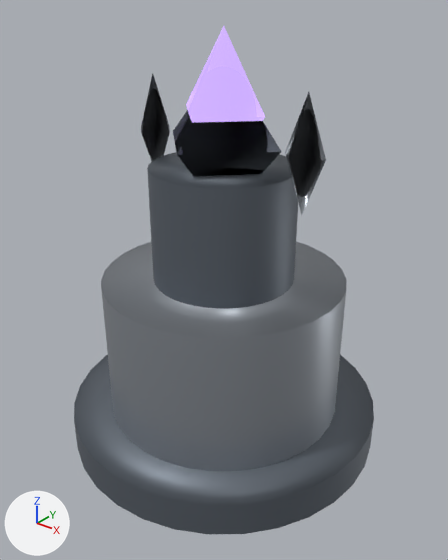
A saved change to the glTF model public/assets/3d/towers/lightning_l1.glb.
The view is the same before and after, from a 50 mm camera at (1.96, -2.44, 2.49) aimed at (0.04, -0.05, 1.0). Lighting does not change. The marker at lower left points along +X, +Y and +Z. The older version comes first. Where no turn or scale is listed for an object, it has been applied to the vertices.

In view in the first picture: 'base', 'footing', 'shaft', 'shardL', 'shardR', 'spinCrystal', 'support'.
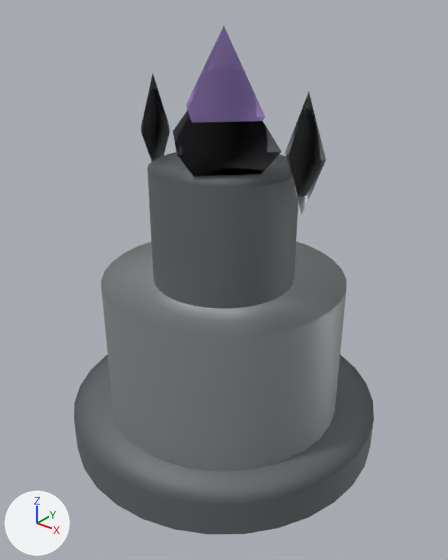
Changed parts and their boxes [x1, y1, x2, y2] in the pictures (448 x 560 px):
'spinCrystal', recoloured (darker)
    both: [186, 26, 265, 123]

The change, as a list of edits to the scene's bpy script:
```text
Add mat_obsidian_l1:
    mat_obsidian_l1 = principled_material('Obsidian_L1')
    mat_obsidian_l1.base_color = (0.167, 0.176, 0.189)  # grey #727478
    mat_obsidian_l1.metallic = 0.412
    mat_obsidian_l1.roughness = 0.64
Add mat_steel_l1:
    mat_steel_l1 = principled_material('Steel_L1')
    mat_steel_l1.base_color = (0.369, 0.382, 0.4)  # grey #a4a6aa
    mat_steel_l1.metallic = 0.54
Add mat_arcane_l1:
    mat_arcane_l1 = principled_material('Arcane_L1')
    mat_arcane_l1.base_color = (0.608, 0.424, 1.0)  # purple #cdaeff
    mat_arcane_l1.metallic = 0.165
    mat_arcane_l1.roughness = 0.37
    mat_arcane_l1.emission_color = (0.0912, 0.0635, 0.15)  # dark purple #55476c
    mat_arcane_l1.emission_strength = 1.0
Change me_octa_0:
    where me_octa_0.from_pydata(...)  # 6 vertices, 8 faces; spans x -0.35..0.35, y -0.35..0.35, z -0.4..0.4
    remove me_octa_0.materials.append(mat_obsidian)  # grey #6a727c
    add me_octa_0.materials.append(mat_obsidian_l1)  # grey #727478
Change me_octa_2:
    where me_octa_2.from_pydata(...)  # 6 vertices, 8 faces; spans x -0.25..0.25, y -0.25..0.25, z -0.39..0.39
    remove me_octa_2.materials.append(mat_arcane)  # purple #cdaeff, glowing purple #cdaeff
    add me_octa_2.materials.append(mat_arcane_l1)  # purple #cdaeff, glowing dark purple #55476c
Change me_octa_1:
    where me_octa_1.from_pydata(...)  # 6 vertices, 8 faces; spans x -0.5..0.5, y -0.5..0.5, z -0.5..0.5
    remove me_octa_1.materials.append(mat_steel)  # grey #acb2bb
    add me_octa_1.materials.append(mat_steel_l1)  # grey #a4a6aa
Change me_cylinder_0:
    where me_cylinder_0.from_pydata(...)  # 68 vertices, 128 faces; spans x -0.5..0.5, y -0.5..0.5, z -0.5..0.5
    remove me_cylinder_0.materials.append(mat_obsidian)  # grey #6a727c
    add me_cylinder_0.materials.append(mat_obsidian_l1)  # grey #727478
Change me_cylinder_1:
    where me_cylinder_1.from_pydata(...)  # 68 vertices, 128 faces; spans x -0.675..0.675, y -0.675..0.675, z -0.45..0.45
    remove me_cylinder_1.materials.append(mat_steel)  # grey #acb2bb
    add me_cylinder_1.materials.append(mat_steel_l1)  # grey #a4a6aa
```
